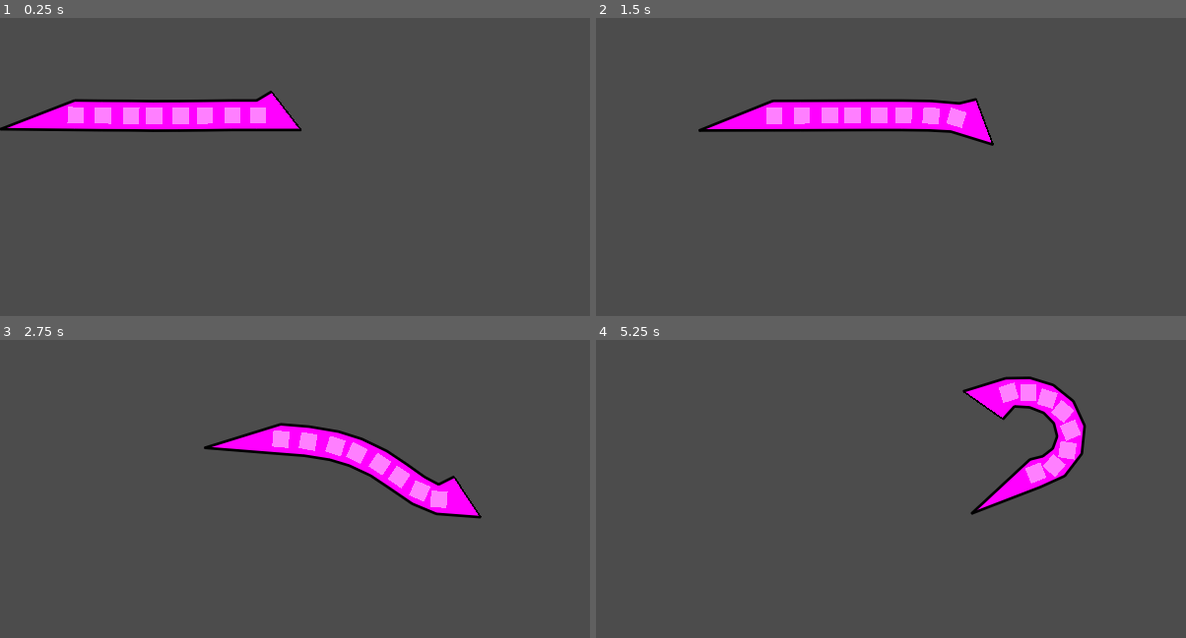
Above: before the commit, frames 1-4 (two rows, left to right).
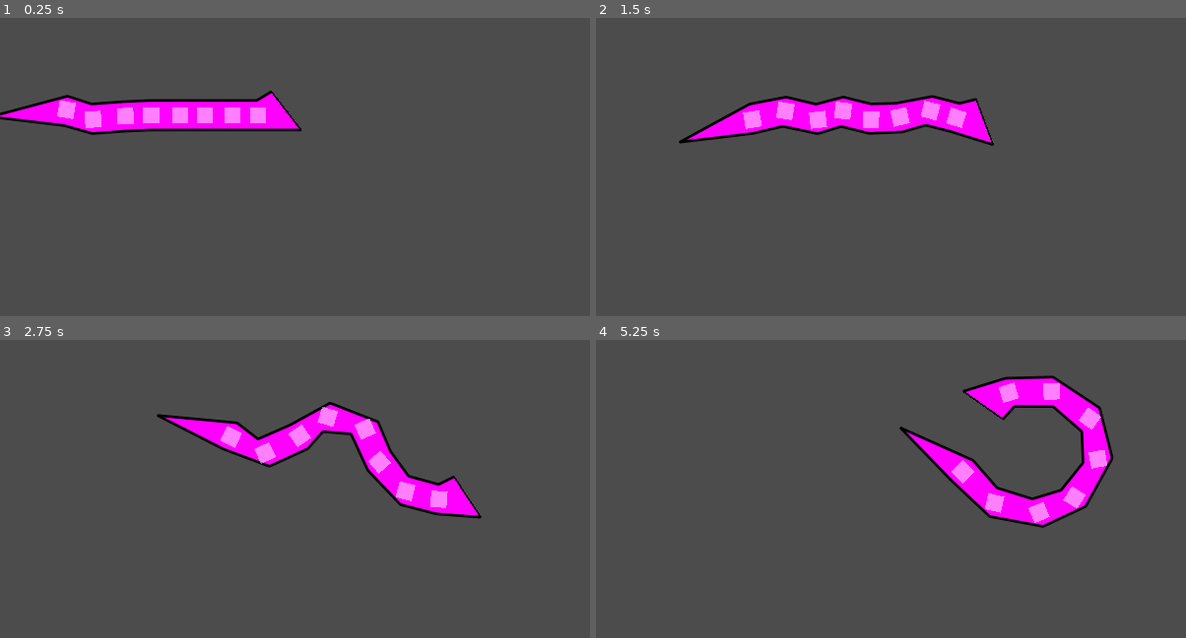
Above: after the commit, the same moments.

Repository: elektito/wyrmsim
Game: Godot game, scene res://World.tscn
Same seed, same stepped clock (60 frames per second), same inputs: the game is played once before the commit and once after it. The engine's default icon, where the game draws it, is replaced by a stand-in: a white triangle on a blue panel in a dark square.
Inputs:
- Up to frame 1 (0.25 s): no input
- Up to frame 2 (1.5 s): hold D (right) 0.53-1.28 s; hold S (down) from 1.28 s (still down)
- Up to frame 3 (2.75 s): release S (down) at 2.03 s; hold D (right) from 2.03 s (still down)
- Up to frame 4 (5.25 s): release D (right) at 2.78 s; hold W (up) 2.78-3.53 s; hold A (left) 3.53-5.03 s; hold S (down) from 5.03 s (still down)

The runs differ from the first frame. In frame 1, 1.9% of the frame differs, in the area x 0-38%, y 25-40%; in frame 2, 3.0%; in frame 3, 5.0%; in frame 4, 7.1%, in the area x 51-88%, y 11-64%.

Commit message:
Fix get_direction
get_direction used to return a zero vector all the time

Diff:
--- a/Segment.gd
+++ b/Segment.gd
@@ -9,6 +9,7 @@
 var leading_node : Node2D = null
 var original_distance := 0.0
 var last_pos
+var last_dir
 
 func _ready():
 	if leading_segment:
@@ -26,6 +27,8 @@
 		follower_movement(delta)
 	else:
 		leader_movement(delta)
+	if last_pos != null:
+		last_dir = (global_position - last_pos).normalized()
 	last_pos = global_position
 
 
@@ -65,7 +68,7 @@
 
 
 func get_direction() -> Vector2:
-	if last_pos == null:
+	if last_dir == null:
 		return Vector2.RIGHT.rotated(global_rotation)
 	else:
-		return (global_position - last_pos).normalized()
+		return last_dir
